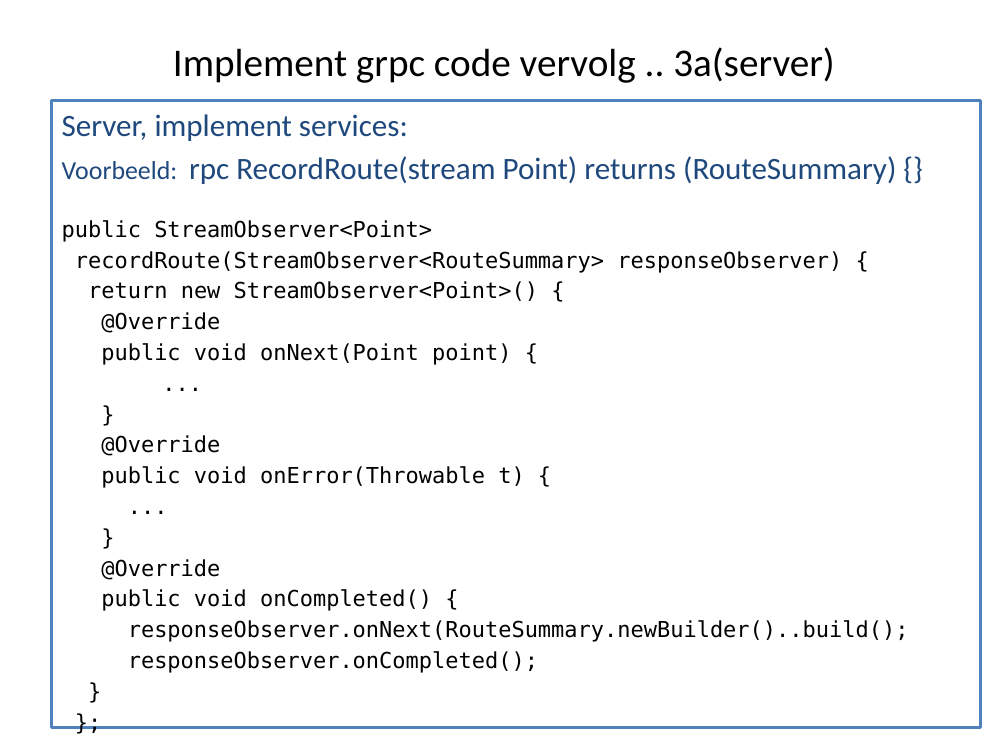
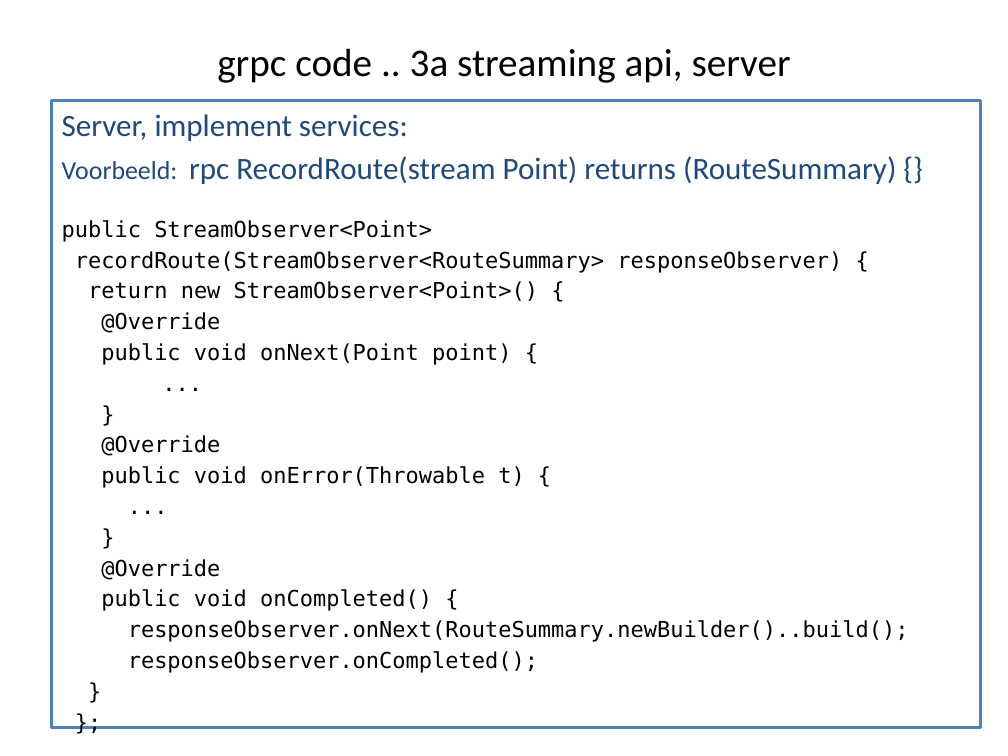
Before and after one commit to Michael-YuSha/workshop-grpc, a slide deck: slide 11 of doc/doc-source/Workshop-grpc.pptx (slide 10 before the commit). Drawn at 1008x756 pixels with LibreOffice and Linux fonts; fonts in the diff are those of the drawing. Boxes give left, top, right and bottom in pixels: in the first picture for what was removed or moved away, otherwise in the second. Text is boxed around its words. In the diff, an @@ line names an element or a change of style, - is before the commit and + after.

```diff
--- a/doc/doc-source/Workshop-grpc.pptx
+++ b/doc/doc-source/Workshop-grpc.pptx
@@ title at [217,48,791,83]: text changed @@
-Implement grpc code vervolg .. 3a(server)
+grpc code .. 3a streaming api, server
```
Also in this commit, not shown: 4 other slides changed, 1 slide added, 1 other file.
